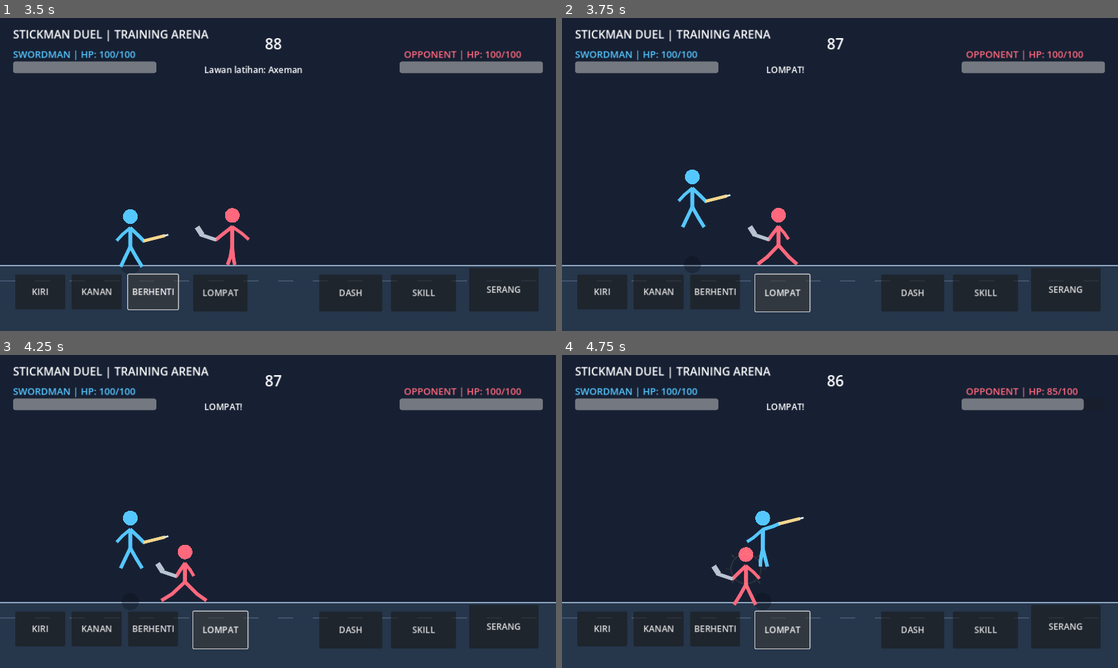
Above: before the commit, frames 1-4 (two rows, left to right).
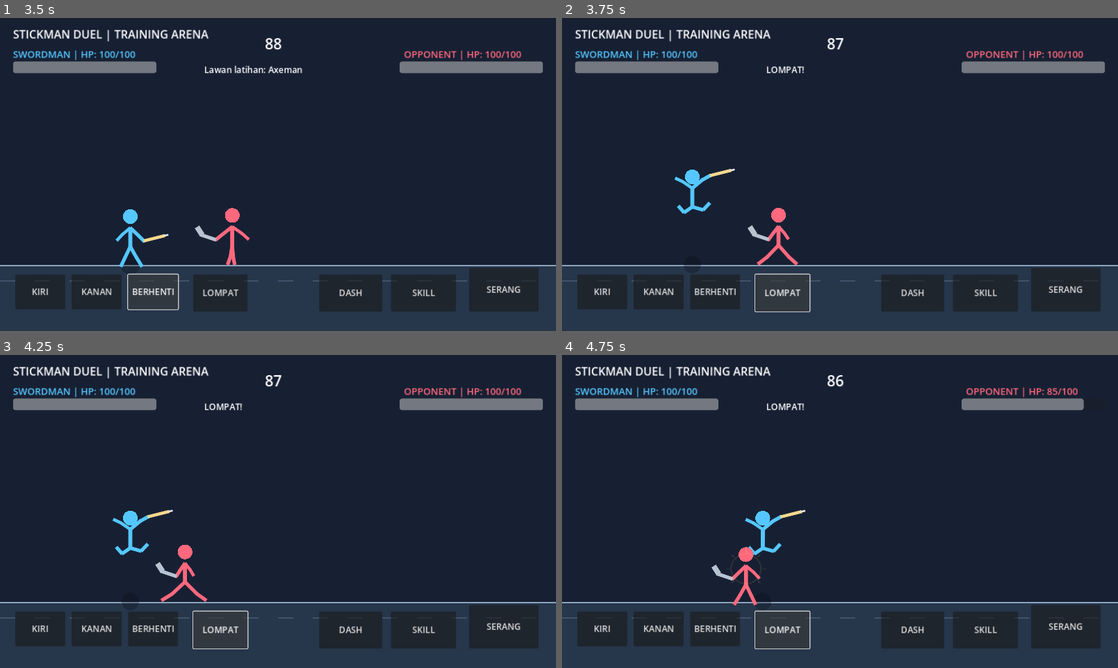
Above: after the commit, the same moments.

Repository: satriamada-web/stickman-duel
Game: Godot game, scene res://scenes/main.tscn
Two runs of this game, one before a commit and one after it. Both use one fixed random seed, a clock stepped at 60 frames per second and the inputs below.
Inputs:
- Up to frame 1 (3.5 s): click "MULAI BERTARUNG" at 0.5 s; click "KIRI" at 1.25 s; click "KANAN" at 2 s; click "BERHENTI" at 2.75 s
- Up to frame 2 (3.75 s): click "LOMPAT" at 3.5 s
- Up to frame 3 (4.25 s): no input
- Up to frame 4 (4.75 s): tap Enter at 4.25 s; hold D from 4.28 s (still down); tap Space at 4.52 s

Frame 1 is identical in both runs. In frame 2, 0.4% of the frame differs, in the area x 20-32%, y 48-68%; in frame 3, 0.4%; in frame 4, 0.4%.

Commit message:
Add distinct airborne pose to jump animation

Diff:
--- a/scripts/main.gd
+++ b/scripts/main.gd
@@ -138,8 +138,8 @@
 			var trail_offset := float(trail_index) * 17.0 * float(player_facing)
 			draw_line(Vector2(player_x - trail_offset, FLOOR_Y - 75.0), Vector2(player_x - trail_offset - 24.0 * float(player_facing), FLOOR_Y - 75.0), trail_color, 5.0 - float(trail_index) * 0.7, true)
 	draw_circle(Vector2(player_x, FLOOR_Y - 3.0), 23.0 - minf(jump_height * 0.035, 12.0), Color(0.02, 0.04, 0.08, 0.28))
-	_draw_fighter(player_x, FLOOR_Y - jump_height, player_tint, player_facing, str(player_stats["weapon"]), move_direction != 0 or dash_time > 0.0, maxf(attack_animation_time, skill_animation_time), 0.42 if skill_animation_time > attack_animation_time else 0.22, dash_time > 0.0)
-	_draw_fighter(enemy_x, FLOOR_Y, enemy_tint, -1, "AXE", absf(enemy_x - player_x) > 125.0, enemy_attack_animation_time, 0.24, false)
+	_draw_fighter(player_x, FLOOR_Y - jump_height, player_tint, player_facing, str(player_stats["weapon"]), move_direction != 0 or dash_time > 0.0, maxf(attack_animation_time, skill_animation_time), 0.42 if skill_animation_time > attack_animation_time else 0.22, dash_time > 0.0, jump_height > 0.0)
+	_draw_fighter(enemy_x, FLOOR_Y, enemy_tint, -1, "AXE", absf(enemy_x - player_x) > 125.0, enemy_attack_animation_time, 0.24, false, false)
 	if impact_effect_time > 0.0:
 		var impact_y := FLOOR_Y - 78.0
 		var impact_progress := 1.0 - impact_effect_time / 0.24
@@ -153,7 +153,7 @@
 			var ray_end := Vector2(cos(angle), sin(angle)) * (burst_radius + 12.0)
 			draw_line(Vector2(impact_effect_x, impact_y) + ray_start, Vector2(impact_effect_x, impact_y) + ray_end, burst_color, 3.0)
 
-func _draw_fighter(x: float, floor_y: float, tint: Color, direction: int, weapon: String, walking: bool, attack_time: float, attack_duration: float, dashing: bool) -> void:
+func _draw_fighter(x: float, floor_y: float, tint: Color, direction: int, weapon: String, walking: bool, attack_time: float, attack_duration: float, dashing: bool, airborne: bool) -> void:
 	# Animasi prosedural dengan fase ancang-ancang, ayunan, dan pemulihan.
 	var phase := animation_time * (13.0 if walking else 2.2)
 	var stride := sin(phase) if walking else 0.0
@@ -194,6 +194,17 @@
 		back_hand = back_elbow + Vector2(-14.0 * direction, 9.0)
 		front_knee += Vector2(-5.0 * direction * windup, 0.0)
 		front_foot += Vector2(-7.0 * direction * windup, 0.0)
+
+	if airborne:
+		# Pose melayang: lutut terangkat dan kedua tangan terbuka untuk menjaga keseimbangan.
+		front_knee = hip + Vector2(25.0 * direction, 7.0)
+		front_foot = front_knee + Vector2(15.0 * direction, -16.0)
+		back_knee = hip + Vector2(-19.0 * direction, 13.0)
+		back_foot = back_knee + Vector2(-13.0 * direction, -15.0)
+		front_elbow = shoulder + Vector2(23.0 * direction, -19.0)
+		front_hand = front_elbow + Vector2(18.0 * direction, -10.0)
+		back_elbow = shoulder + Vector2(-22.0 * direction, -15.0)
+		back_hand = back_elbow + Vector2(-17.0 * direction, -8.0)
 
 	draw_line(hip, back_knee, tint, 7.0, true)
 	draw_line(back_knee, back_foot, tint, 7.0, true)
